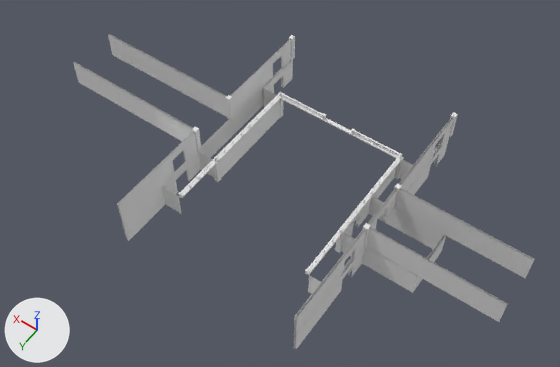
One commit to the OBJ model Spoopy/Assets/CurrentBuild/Models/House_Models/Innerwalls.obj: the scene before it, then after it.
Camera for both pictures: a 50 mm lens placed at (-60.8, 94.6, 143.4), pointed at (2.1, 6.6, 5.1). The lights are fixed; the arrows at lower left show +X, +Y and +Z. Where no turn or scale is listed for an object, it has been applied to the vertices. Vertices at the same position are counted once.

Script lines for the objects in view, before the commit:
```python
me_innerwalls = bpy.data.meshes.new('Innerwalls')
me_innerwalls.from_pydata(...)  # 3363 vertices, 2742 faces; spans x -53.6..60.2, y -27.4..36.1, z 0.0..14.1
# faces by material slot: [2734, 8]
me_innerwalls.materials.append(mat_initialshadinggroup)  # white #e7e7e7
me_innerwalls.materials.append(mat_lambert2sg)  # white #e7e7e7
ob_innerwalls = bpy.data.objects.new('Innerwalls', me_innerwalls)
ob_innerwalls.location = (0.0, 0.0, 0.0)
```
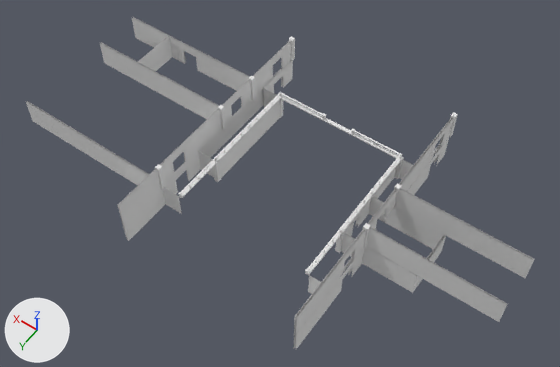
The change, as JSON lines over the scene's bpy script:
```json
{"block": "me_innerwalls", "where": "# used by ob_innerwalls; location = (0.0, 0.0, 0.0)"}
{"op": "remove", "block": "me_innerwalls", "code": "me_innerwalls.from_pydata(...)  # 3363 vertices, 2742 faces; spans x -53.6..60.2, y -27.4..36.1, z 0.0..14.1"}
{"op": "add", "block": "me_innerwalls", "code": "me_innerwalls.from_pydata(...)  # 3415 vertices, 2769 faces; spans x -53.6..60.2, y -27.4..36.1, z 0.0..14.1"}
{"block": "me_innerwalls", "change": "me_innerwalls part 1: the loose piece of 12 vertices spanning x 21.8..22.9, y -27.4..-26.3, z 7.0..14.1 is moved by (0.0, 0.0, -0.4)"}
{"block": "me_innerwalls", "change": "me_innerwalls part 2: the loose piece of 8 vertices spanning x 22.5..60.2, y -1.6, z 7.0..13.8 is moved by (0.0, 3.1, -0.4)"}
{"block": "me_innerwalls", "change": "me_innerwalls part 3: the loose piece of 8 vertices spanning x 22.5..60.2, y 10.6, z 7.0..13.8 is moved by (0.0, 15.5, -0.4)"}
{"block": "me_innerwalls", "change": "me_innerwalls part 4: the loose piece of 8 vertices spanning x 22.5..60.2, y -1.2, z 7.0..13.8 is moved by (0.0, 27.7, -0.4)"}
{"block": "me_innerwalls", "change": "me_innerwalls part 5: the loose piece of 8 vertices spanning x 22.5..60.2, y -1.2, z 7.0..13.8 is copied, and the copy is moved by (0.0, 3.1, -0.4); it spans x 22.5..60.2, y 1.9, z 6.6..13.4"}
{"block": "me_innerwalls", "change": "me_innerwalls part 6: the loose piece of 12 vertices spanning x 21.8..22.9, y 10.2..11.3, z 7.0..14.1 is moved by (-0.2, 12.8, -0.4)"}
{"block": "me_innerwalls", "change": "me_innerwalls part 7: the loose piece of 12 vertices spanning x 21.8..22.9, y -2.0..-0.9, z 7.0..14.1 is moved by (-0.2, 3.2, -0.4)"}
{"block": "me_innerwalls", "change": "me_innerwalls part 8: the loose piece of 12 vertices spanning x 21.8..22.9, y -2.0..-0.9, z 7.0..14.1 is copied, and the copy is moved by (-0.2, -8.5, -0.4); it spans x 21.6..22.7, y -10.5..-9.4, z 6.6..13.6"}
{"block": "me_innerwalls", "change": "me_innerwalls part 9: the loose piece of 10 vertices spanning x 22.5, y -26.8..-1.6, z 7.0..13.8 is rebuilt with 24 vertices and now spans x 22.5, y -26.8..36.1, z 6.6..13.4, in mat_initialshadinggroup (white #e7e7e7)"}
{"block": "me_innerwalls", "change": "me_innerwalls part 10: the loose piece of 10 vertices spanning x 22.1, y -26.8..-1.6, z 7.0..13.8 is rebuilt with 24 vertices and now spans x 22.1, y -26.8..36.1, z 6.6..13.4"}
{"block": "me_innerwalls", "change": "me_innerwalls part 11: a new loose piece of 15 vertices spanning x 22.5..60.2, y -9.8..1.5, z 6.6..13.4, in mat_initialshadinggroup (white #e7e7e7)"}
{"block": "me_innerwalls", "change": "me_innerwalls part 12"}
{"block": "me_innerwalls", "change": "27 vertices are removed from x 22.1..60.2, y 11.0..36.1, z 7.0..13.8"}
{"block": "me_innerwalls", "change": "12 faces are deleted"}
{"block": "me_innerwalls", "change": "10 vertices are added at x 22.5..60.2, y -10.2..1.5, z 6.6..11.1"}
{"block": "me_innerwalls", "change": "6 new vertices lie (0.0, 0.0, 6.8) away from vertices in x 22.5..60.2, y -10.2..1.5, z 6.6"}
{"block": "me_innerwalls", "change": "7 new faces join them"}
{"op": "remove", "block": "me_innerwalls", "code": "me_innerwalls.materials.append(mat_lambert2sg)  # white #e7e7e7"}
```

Location of each change, [x1, y1, x2, y2] in pixels of the pictures (560 x 367 px; the box of a moved part takes in the faces that stretch with it):
```json
{"object": "Innerwalls", "change": "reshaped", "before": [73, 34, 535, 349], "after": [26, 17, 535, 349], "on screen": "10% wider"}
{"part": 1, "of": "me_innerwalls", "change": "moved or reshaped", "before": [289, 35, 295, 60], "after": [289, 36, 295, 61]}
{"part": 2, "of": "me_innerwalls", "change": "moved or reshaped", "before": [109, 34, 227, 97], "after": [101, 42, 219, 107]}
{"part": 3, "of": "me_innerwalls", "change": "moved or reshaped", "before": [74, 62, 193, 129], "after": [27, 101, 149, 175]}
{"part": 4, "of": "me_innerwalls", "change": "moved or reshaped", "before": [108, 35, 227, 117], "after": [26, 102, 148, 185]}
{"part": 5, "of": "me_innerwalls", "change": "added", "after": [100, 43, 218, 119]}
{"part": 6, "of": "me_innerwalls", "change": "moved or reshaped", "before": [192, 127, 201, 152], "after": [155, 164, 166, 190]}
{"part": 7, "of": "me_innerwalls", "change": "moved or reshaped", "before": [226, 95, 234, 120], "after": [218, 105, 226, 130]}
{"part": 8, "of": "me_innerwalls", "change": "added", "after": [248, 76, 256, 101]}
{"part": 9, "of": "me_innerwalls", "change": "rebuilt", "before": [231, 39, 290, 96], "after": [118, 41, 290, 224]}
{"part": 10, "of": "me_innerwalls", "change": "rebuilt", "before": [232, 40, 291, 115], "after": [119, 41, 291, 224], "on screen": "188% wider, 142% taller"}
{"part": 11, "of": "me_innerwalls", "change": "added", "after": [132, 18, 249, 91]}
{"part": 12, "of": "me_innerwalls", "change": "cut back", "before": [73, 63, 197, 241], "after": [124, 17, 250, 241]}
```
